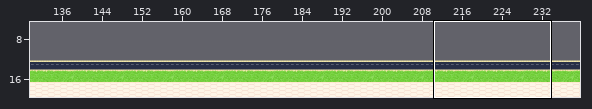
Tiled map: data/map/area03.tmx. Above: a wide view before the commit, with the close-up outlined.
Close-up. As it was:
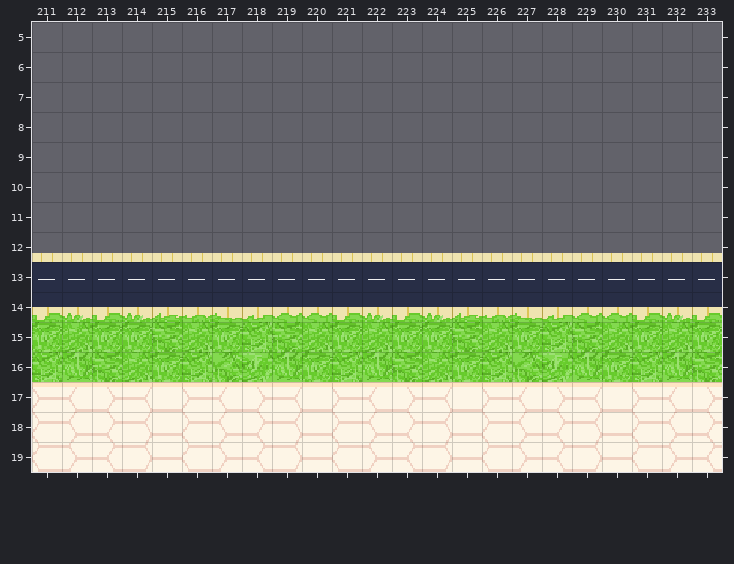
Cells are 20x20 px. Shown: x 211..233, y 5..19.
Now the later version:
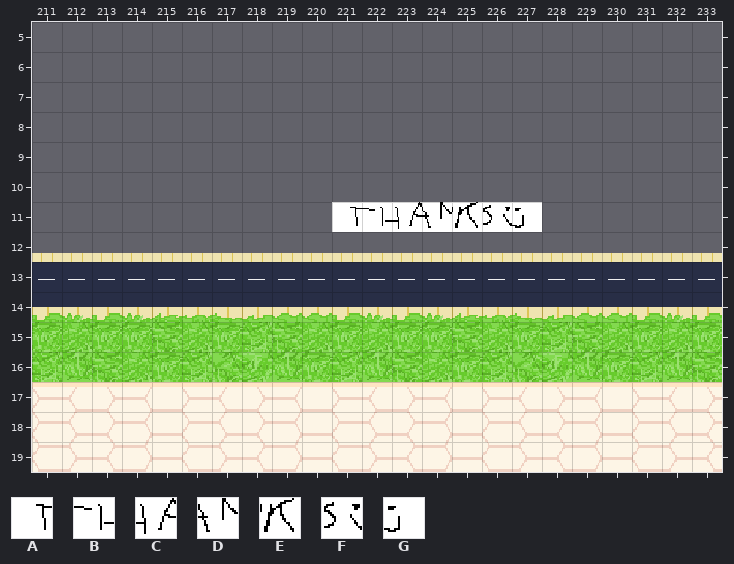
Key: from "directions": A 0, B 1, C 2, D 3, E 4, F 5, G 6.
_ is an empty cell.
What changed:
{"where": "layer \"background\""}
{"y":11,"x":221,"old":"_______","new":"ABCDEFG"}
{"label":"added","picture_box":[332,202,542,232]}
